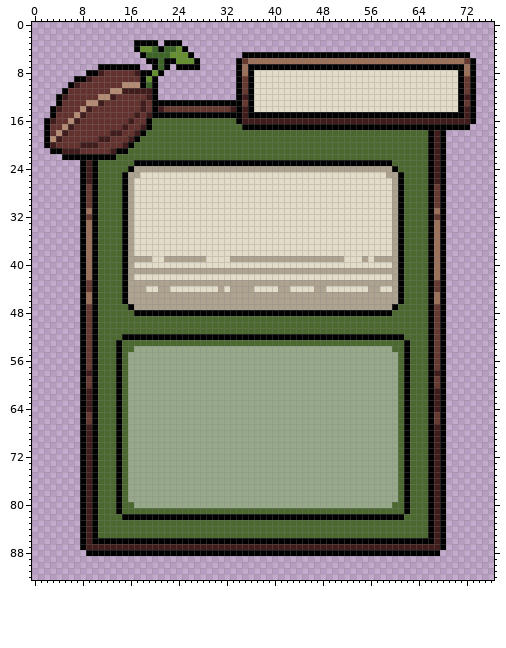
Two versions of one pixel-art file, Assets/Sprites/Card_Template.aseprite. Above, as it was before the edit.
77x93 pixels, 1 frame.
And afterwards:
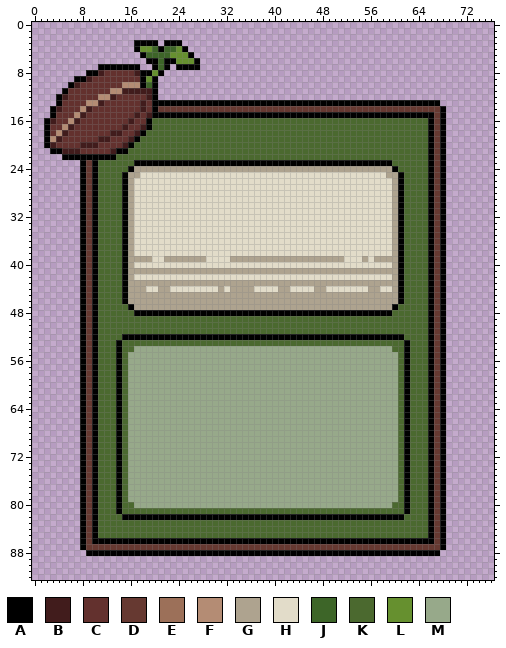
Palette (. is transparent): A #000000  B #411c1c  C #63312e  D #663931  E #9c7059  F #b48c74  G #aea38f  H #e2dcc9  J #3d6528  K #4b692f  L #66902f  M #97a98a
Difference:
layer "Nameplate" removed
Colour B gives way to colour A in row 15 at x 35; in row 16 at x 66 and 68.
Colour D gives way to colour A in row 13 at x 35.
Colour H gives way to colour A in row 13 at x 37 to 67; in row 14 at x 68.
Colour A gives way to colour D in row 14 at x 34 and 36; in row 15 at x 67; in row 17 at x 67.
Colour B gives way to colour D in row 14 at x 21, 33 and 35; in row 16 at x 67; in rows 18 to 22 at x 67; in rows 23 to 26 at x 9 and 67; in row 58 at x 9 and 67; in rows 61 to 64 at x 9 and 67.
Colour B gives way to colour D in rows 67 to 86 at x 9 and 67; in row 87 at x 9 to 67.
Colour E gives way to colour D in row 31 at x 9 and 67; in rows 33 to 42 at x 9 and 67; in rows 45 to 46 at x 9 and 67.
Colour H gives way to colour D in row 14 at x 37 to 67.
Colour A gives way to colour K in row 16 at x 34; in row 17 at x 35 to 65.
Colour B gives way to colour K in row 16 at x 35 to 65.
Colour A is removed in row 5 at x 35 to 72; in row 6 at x 34 and 73; in row 7 at x 34, 36 to 71 and 73; in rows 8 to 12 at x 34, 36, 71 and 73; in rows 13 to 14 at x 71 and 73; in row 15 at x 69 to 71 and 73.
Colour A is removed in row 16 at x 73; in row 17 at x 69 to 72.
Colour B is removed in row 12 at x 35 and 72; in rows 14 to 15 at x 72; in row 16 at x 69 to 72.
Colour D is removed in row 6 at x 35 and 72; in rows 9 to 11 at x 35 and 72; in row 13 at x 72.
Colour E is removed in row 6 at x 36 to 71; in rows 7 to 8 at x 35 and 72.
Colour H is removed in rows 8 to 12 at x 37 to 70; in row 13 at x 68 to 70; in row 14 at x 69 to 70.
Changed places in both pictures, as pixel boxes (x1, y1, x2, y2):
changed: (230, 52, 476, 184)
changed: (158, 106, 164, 112)
changed: (86, 160, 92, 184)
changed: (86, 208, 92, 304)
changed: (434, 208, 440, 304)
changed: (86, 370, 440, 550)
